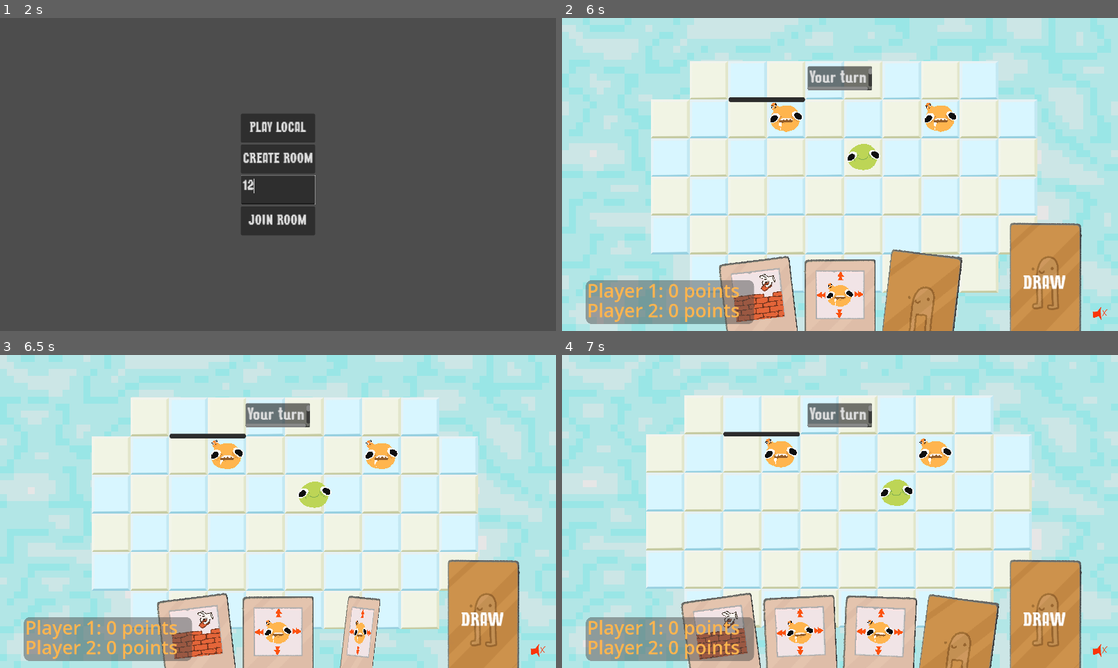
Above: before the commit, frames 1-4 (two rows, left to right).
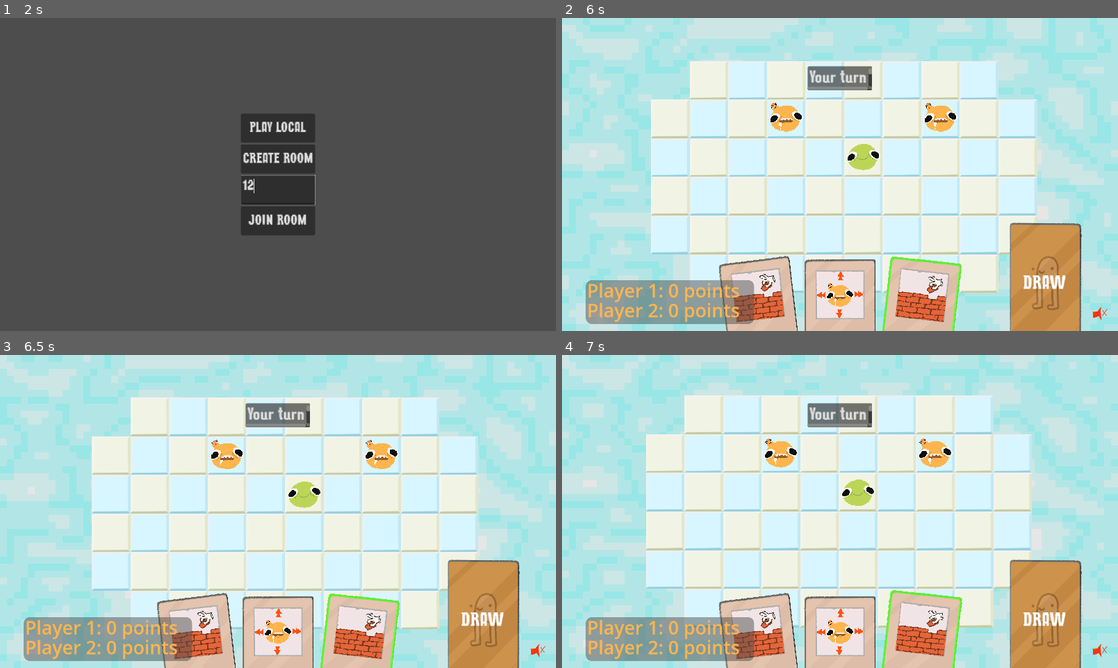
Above: after the commit, the same moments.

Repository: patator62180/GDWL_67
Game: Godot game, scene res://scenes/main/main.tscn
The game is run twice, just before and just after one commit, with the same random seed, the same clock (stepped at 60 frames per second) and the same inputs.
Inputs (mouse positions are in pixels of both pictures, inside the frame that each line leads up to):
- Up to frame 1 (2 s): click "[FAKE] Start as player (local)" at 0.5 s; click (278, 190) at 1.27 s; type "12" at 1.35 s
- Up to frame 2 (6 s): click "PLAY LOCAL" at 2 s; click "Start Game" at 2.75 s; tap Enter (ui_accept) at 3.5 s; drag from (762, 318) to (784, 111) at 3.52 s; drag from (840, 318) to (784, 118) at 4.27 s; move the mouse to (917, 318) at 5.02 s; hold Right (right) 5.03-5.75 s; right-click (917, 318) at 5.1 s; click (917, 318) at 5.17 s; drag from (778, 111) to (673, 127) at 5.77 s
- Up to frame 3 (6.5 s): no input
- Up to frame 4 (7 s): drag from (917, 655) to (867, 511) at 6.52 s

Frame 1 is identical in both runs. In frame 2, 3.4% of the frame differs, in the area x 29-72%, y 25-100%; in frame 3, 2.9%; in frame 4, 11%, in the area x 21-79%, y 24-100%.
Error after the commit: Invalid access to property or key 'card_selection_sound' on a base object of type 'Nil'. (res://scenes/game/player_controller.gd:91)

Commit message:
show connected players

Diff:
--- a/scenes/game/game.gd
+++ b/scenes/game/game.gd
@@ -4,7 +4,6 @@
 
 const MAX_PLAYERS_COUNT = 4
 
-@export var lobby: Lobby
 @export var host_scene: PackedScene
 @export var host_root: Node2D
 @export var player_managers: PlayerManagers
@@ -21,7 +20,15 @@
 signal p2_scored
 signal game_finished
 
-var players = []
+class PeerPlayer:
+    var peer_id: int
+    var nickname: String
+
+    func _init(peer_id: int):
+        self.peer_id = peer_id
+        self.nickname = 'Player%d' % peer_id
+
+var peer_players: Array[PeerPlayer] = []
 var hosts: Array[Host] = []
 var is_game_started: bool
 var is_game_over: bool = false
@@ -112,7 +119,7 @@
         turn_state = TurnState.PLAYER_TURN
 
         player_index_playing = player_index_playing + 1
-        if player_index_playing >= len(players):
+        if player_index_playing >= len(peer_players):
             player_index_playing = 0
 
     start_turn(try_parasiting)
@@ -178,7 +185,7 @@
         is_game_started = true
 
         for player_index in range(MAX_PLAYERS_COUNT):
-            if player_index > len(players) - 1:
+            if player_index > len(peer_players) - 1:
                 hud.player_cards[player_index].visible = false
                 get_node("HUD/PlayerCards").visible = false
             else:
@@ -200,14 +207,18 @@
     Mediator.instance.call_on_server(start_game)
 
 func on_peer_player_joined(id: int):
-    var player_index = len(players)
-
-    players.append(id)
+    var player_index = len(peer_players)
+    var peer_player = PeerPlayer.new(id)
+
+    peer_players.append(peer_player)
     Mediator.instance.call_on_player(id, player_controller.assign_player, player_index)
     hud.player_cards[player_index].set_connected()
 
+    for peer_player_index in range(len(peer_players)):
+        Mediator.instance.call_on_players(player_controller.update_connected_player, peer_player_index, peer_players[peer_player_index].nickname)
+
     if player_index == 1:
-        Mediator.instance.call_on_player(players[0], player_controller.give_start_game_permission)
+        Mediator.instance.call_on_player(peer_players[0].peer_id, player_controller.give_start_game_permission)
 
 func move_player(player_index: int, action: String):
     if Mediator.instance.is_server():
@@ -220,7 +231,7 @@
 
 func check_tile(grid_pos:Vector2, check_players: bool):
     if check_players:
-        for i in range(0, players.size()):
+        for i in range(0, peer_players.size()):
             var player_is_present = player_managers.check_for_player(grid, grid_pos)
             if player_is_present != null:
                 return player_is_present
--- a/scenes/game/game.tscn
+++ b/scenes/game/game.tscn
@@ -7,15 +7,17 @@
 [ext_resource type="PackedScene" uid="uid://biqj0t60x1dv0" path="res://scenes/HUD/hud.tscn" id="4_df5lj"]
 [ext_resource type="Script" path="res://scenes/game/player_controller.gd" id="5_c6l1t"]
 [ext_resource type="PackedScene" uid="uid://de6fuev88g57f" path="res://scenes/grid/grid.tscn" id="6_ybaom"]
+[ext_resource type="AudioStream" uid="uid://fmbwgsnigl5y" path="res://sfx/victory.mp3" id="8_2tbbm"]
 [ext_resource type="PackedScene" uid="uid://ddsgdn7jinj07" path="res://scenes/host/host.tscn" id="8_va0h3"]
 [ext_resource type="Script" path="res://scenes/background/background.gd" id="9_o4or6"]
+[ext_resource type="AudioStream" uid="uid://c0yeg5i535w70" path="res://sfx/defeat.mp3" id="9_po4kl"]
 [ext_resource type="PackedScene" uid="uid://cuou6t7fy6v45" path="res://scenes/player_manager/player_managers.tscn" id="10_ukfxk"]
-[ext_resource type="PackedScene" uid="uid://1yk62pn2f4xr" path="res://scenes/audio_player/audio_player.tscn" id="11_3jgb6"]
+[ext_resource type="AudioStream" uid="uid://b3htu031n8oek" path="res://sfx/card_select.mp3" id="11_xco32"]
+[ext_resource type="AudioStream" uid="uid://mdgr2oybyu2j" path="res://sfx/shockwave.mp3" id="12_xl8hs"]
 [ext_resource type="PackedScene" uid="uid://d3q7s8lnam8nw" path="res://scenes/lobby/lobby.tscn" id="15_0s1u7"]
 
-[node name="Game" type="Node2D" node_paths=PackedStringArray("lobby", "host_root", "player_managers", "grid", "host_spawner", "hud", "player_controller", "camera", "audio_player")]
+[node name="Game" type="Node2D" node_paths=PackedStringArray("host_root", "player_managers", "grid", "host_spawner", "hud", "player_controller", "camera")]
 script = ExtResource("1_jy7t4")
-lobby = NodePath("Lobby")
 host_scene = ExtResource("8_va0h3")
 host_root = NodePath("Hosts")
 player_managers = NodePath("PlayerManagers")
@@ -25,15 +27,15 @@
 shockwave_scene = ExtResource("3_ouo1f")
 player_controller = NodePath("PlayerController")
 camera = NodePath("Camera2D")
-audio_player = NodePath("audio_player")
 
-[node name="PlayerController" type="Node2D" parent="." node_paths=PackedStringArray("hud", "game", "player_managers", "grid")]
+[node name="PlayerController" type="Node2D" parent="." node_paths=PackedStringArray("hud", "game", "player_managers", "grid", "lobby")]
 script = ExtResource("5_c6l1t")
 hud = NodePath("../HUD")
 game = NodePath("..")
 player_managers = NodePath("../PlayerManagers")
 grid = NodePath("../Grid")
 host_scene = ExtResource("8_va0h3")
+lobby = NodePath("../Lobby")
 
 [node name="HUD" parent="." node_paths=PackedStringArray("PlayerManagers") instance=ExtResource("4_df5lj")]
 PlayerManagers = NodePath("../PlayerManagers")
@@ -59,7 +61,19 @@
 
 [node name="Hosts" type="Node2D" parent="."]
 
-[node name="audio_player" parent="." instance=ExtResource("11_3jgb6")]
+[node name="Audio" type="Node" parent="."]
+
+[node name="Victory" type="AudioStreamPlayer" parent="Audio"]
+stream = ExtResource("8_2tbbm")
+
+[node name="Defeat" type="AudioStreamPlayer" parent="Audio"]
+stream = ExtResource("9_po4kl")
+
+[node name="CardSelection" type="AudioStreamPlayer" parent="Audio"]
+stream = ExtResource("11_xco32")
+
+[node name="Shockwave" type="AudioStreamPlayer" parent="Audio"]
+stream = ExtResource("12_xl8hs")
 
 [node name="Lobby" parent="." instance=ExtResource("15_0s1u7")]
 
--- a/scenes/game/player_controller.gd
+++ b/scenes/game/player_controller.gd
@@ -7,6 +7,7 @@
 @export var player_managers: PlayerManagers
 @export var grid: Grid
 @export var host_scene: PackedScene
+@export var lobby: Lobby
 
 var player_index: int
 var player_index_playing: int = -1
@@ -18,12 +19,12 @@
 
 @rpc('authority')
 func give_start_game_permission():
-    game.lobby.set_can_start_game()
-    game.lobby.started_game.connect(game.request_start_game)
+    lobby.set_can_start_game()
+    lobby.started_game.connect(game.request_start_game)
 
 @rpc('authority')
 func propagate_start_game():
-    game.lobby.close()
+    lobby.close()
     hud.player_cards[player_index].set_start_game_button_enabled(false)
     player_managers.array[0].modulateFaceColor = hud.horizontal_slider.value
     hud.hand.draw_multiple(2)
@@ -45,6 +46,9 @@
     self.player_index = player_index
     hud.player_cards[player_index].assign()
 
+@rpc('authority')
+func update_connected_player(player_index: int, nickname: String):
+    lobby.update_connected_player(player_index, nickname)
 
 func is_player_active_turn():
     return player_index_playing == player_index and game_turn_state == TurnState.PLAYER_TURN
--- a/scenes/lobby/lobby.gd
+++ b/scenes/lobby/lobby.gd
@@ -6,6 +6,8 @@
 
 @export var start_button: Button
 @export var screen_title: Label
+@export var connected_player_scene: PackedScene
+@export var connected_players_list: Control
 
 func _ready():
     if Mediator.instance.is_server(false):
@@ -13,6 +15,18 @@
 
 func close():
     queue_free()
+
+func update_connected_player(index: int, nickname: String):
+    var list_items = connected_players_list.get_children()
+
+    if index > len(list_items) - 1:
+        add_connected_player(nickname)
+
+func add_connected_player(nickname: String):
+    var list_item = connected_player_scene.instantiate() as ConnectedPlayer
+
+    list_item.nickname = nickname
+    connected_players_list.add_child(list_item)
 
 func set_can_start_game():
     start_button.pressed.connect(func(): started_game.emit())
--- a/scenes/lobby/lobby.tscn
+++ b/scenes/lobby/lobby.tscn
@@ -1,12 +1,14 @@
 [gd_scene load_steps=3 format=3 uid="uid://d3q7s8lnam8nw"]
 
 [ext_resource type="Script" path="res://scenes/lobby/lobby.gd" id="1_061j6"]
-[ext_resource type="PackedScene" uid="uid://b8f8j4dualeev" path="res://scenes/menus/connected_player.tscn" id="1_igg4m"]
-
-[node name="Lobby" type="CanvasLayer" node_paths=PackedStringArray("start_button", "screen_title")]
+[ext_resource type="PackedScene" uid="uid://b8f8j4dualeev" path="res://scenes/menus/connected_player.tscn" id="2_al2yg"]
+
+[node name="Lobby" type="CanvasLayer" node_paths=PackedStringArray("start_button", "screen_title", "connected_players_list")]
 script = ExtResource("1_061j6")
 start_button = NodePath("Container/StartButton")
 screen_title = NodePath("Container/Title")
+connected_player_scene = ExtResource("2_al2yg")
+connected_players_list = NodePath("Container/ConnectedPlayers/VBoxContainer")
 
 [node name="Container" type="Control" parent="."]
 layout_mode = 3
@@ -68,12 +70,6 @@
 anchor_right = 0.5
 offset_top = 70.0
 grow_horizontal = 2
-
-[node name="ConnectedPlayer0" parent="Container/ConnectedPlayers/VBoxContainer" instance=ExtResource("1_igg4m")]
-layout_mode = 2
-
-[node name="ConnectedPlayer1" parent="Container/ConnectedPlayers/VBoxContainer" instance=ExtResource("1_igg4m")]
-layout_mode = 2
 
 [node name="Setup" type="Control" parent="Container"]
 custom_minimum_size = Vector2(450, 300)
--- a/scenes/menus/choices_screen.gd
+++ b/scenes/menus/choices_screen.gd
@@ -29,7 +29,7 @@
     var game = game_scene.instantiate()
     node_to_replace.get_parent().add_child(game)
     node_to_replace.queue_free()
-    game.lobby.initialize(game_room_code)
+    game.player_controller.lobby.initialize(game_room_code)
 
 func create_game_room():
     Immersive.client.book_game_room(GAME_NAME)
--- /dev/null
+++ b/scenes/menus/connected_player.gd
@@ -0,0 +1,10 @@
+extends Control
+
+class_name ConnectedPlayer
+
+@export var label: Label
+
+
+var nickname: String = "":
+    set(value):
+        label.text = value
--- a/scenes/menus/connected_player.tscn
+++ b/scenes/menus/connected_player.tscn
@@ -1,9 +1,13 @@
-[gd_scene format=3 uid="uid://b8f8j4dualeev"]
+[gd_scene load_steps=2 format=3 uid="uid://b8f8j4dualeev"]
 
-[node name="ConnectedPlayer" type="Control"]
+[ext_resource type="Script" path="res://scenes/menus/connected_player.gd" id="1_3vlpe"]
+
+[node name="ConnectedPlayer" type="Control" node_paths=PackedStringArray("label")]
 custom_minimum_size = Vector2(300, 50)
 layout_mode = 3
 anchors_preset = 0
+script = ExtResource("1_3vlpe")
+label = NodePath("Label")
 
 [node name="Background" type="ColorRect" parent="."]
 layout_mode = 1
Not shown: 1 places in scenes/game/game.tscn that only renumber resources
